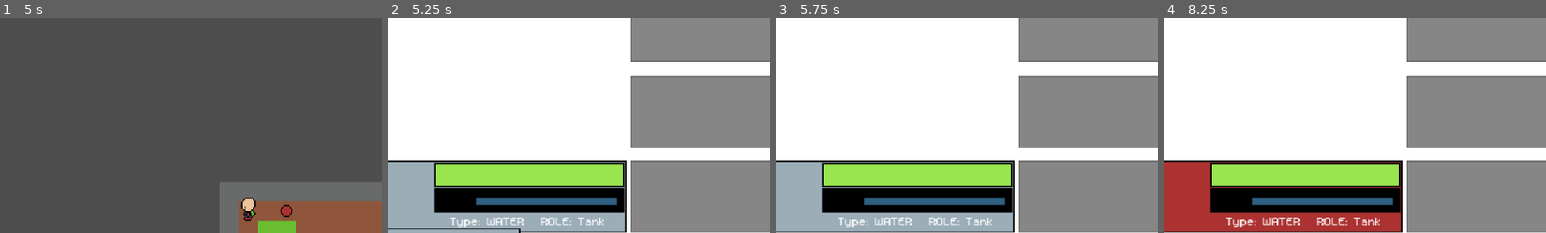
Above: before the commit, frames 1-4 (left to right).
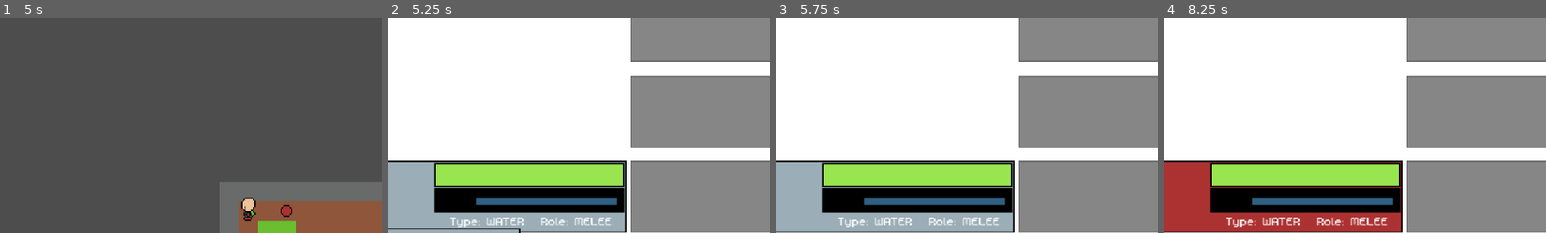
Above: after the commit, the same moments.

Repository: jevonsp/MonsterTamerRPG
Game: Godot game, scene res://scenes/game/game.tscn
Two runs of this game, one before a commit and one after it. Both use one fixed random seed, a clock stepped at 60 frames per second and the inputs below.
Inputs (mouse positions are % of the whole screen's width and height, from its top left):
- Up to frame 1 (5 s): tap Enter at 0.5, 2, 3.5 s; move the mouse to (72, 45) at 0.52 s; hold D (right) 0.53-1.25 s; hold Space (yes) 0.53-1.25 s; click (72, 45) at 0.67 s; drag from (30, 55) to (55, 59) at 1.27 s; move the mouse to (60, 28) at 2.02 s; hold D (right) 2.03-2.75 s; hold Shift 2.03-2.75 s; tap Space (yes) at 2.3, 2.75 s; drag from (45, 70) to (54, 52) at 2.77 s; move the mouse to (80, 65) at 3.52 s; hold A (left) 3.53-4.25 s; hold Space (yes) 3.53-4.25 s; tap Ctrl at 3.6 s; tap X (menu) at 4.15 s; drag from (20, 35) to (51, 61) at 4.27 s
- Up to frame 2 (5.25 s): tap Space (yes) at 5 s; move the mouse to (55, 50) at 5.02 s; hold S (down) from 5.03 s (still down); hold Space (yes) from 5.03 s (still down); click (55, 50) at 5.17 s
- Up to frame 3 (5.75 s): keep holding S (down); keep holding Space (yes); tap Escape (no) at 5.65 s
- Up to frame 4 (8.25 s): release S (down) at 5.75 s; release Space (yes) at 5.75 s; drag from (35, 25) to (30, 55) at 5.77 s; move the mouse to (72, 45) at 6.52 s; hold W (up) 6.53-7.25 s; hold Space (yes) 6.53-7.25 s; tap Alt at 6.6 s; drag from (30, 55) to (55, 59) at 7.27 s; move the mouse to (60, 28) at 8.02 s; hold S (down) from 8.03 s (still down); hold Space (yes) from 8.03 s (still down)
The pictures show only the part of the screen within x 19-69%, y 7-57%; the shares and areas given below are measured in that part.

Frame 1 is identical in both runs. In frame 2, 0.3% of the frame differs, in the area x 41-59%, y 92-97%; in frame 3, 0.3%; in frame 4, 0.4%.

Commit message:
Item usage OOB

Diff:
--- a/objects/items/Item.gd
+++ b/objects/items/Item.gd
@@ -4,6 +4,7 @@
 @export var icon: Texture2D
 @export_range(-7, 7) var priority: int = 0
 @export var in_battle_only: bool = true
+@export var is_held: bool = false
 
 @export_subgroup("Animation")
 @export_enum("ACTOR", "TARGET", "THROWN", "CENTER") var animation_type = "CENTER"
--- a/objects/monsters/Monster.gd
+++ b/objects/monsters/Monster.gd
@@ -4,6 +4,7 @@
 
 var name: String = ""
 var type: String = ""
+var role: String = ""
 var capture_rate: int = 0
 var level: int = 1
 var experience: int = 0
@@ -40,6 +41,7 @@
 	level = lvl
 	name = species.name
 	type = species.type
+	role = species.role
 	experience = experience_to_level(level)
 	decide_nature()
 	set_stats()
--- a/objects/monsters/MonsterData.gd
+++ b/objects/monsters/MonsterData.gd
@@ -3,6 +3,7 @@
 @export var name: String = ""
 @export var sprite: Texture2D
 @export_enum("FIRE", "WATER", "GRASS", "LIGHT", "DARK", "NONE") var type = "FIRE"
+@export_enum("MELEE", "RANGED", "TANK") var role = "MELEE"
 @export_range(0, 255) var capture_rate = 200
 @export var exp_value: int = 50
 #region Stats
--- a/scenes/ui/inventory/inventory.gd
+++ b/scenes/ui/inventory/inventory.gd
@@ -194,17 +194,51 @@
 				use_item_out_of_battle(item)
 		1:
 			print("give")
+			var item = InventoryManager.inventory[cursor_index]["item"]
+			if BattleManager.in_battle:
+				give_item_in_battle(item)
+			else:
+				give_item_out_of_battle(item)
 		2:
 			print("move")
 		3: pass
 
 func use_item_in_battle(item: Item):
 	print("(in battle) use item: %s here" % item.name)
+	if item.in_battle_only:
+		pass
+	else:
+		UiManager.push_ui(UiManager.party_scene)
+		EventBus.using_item.emit(item)
 
 
 func use_item_out_of_battle(item: Item):
 	print("use item: %s here" % item.name)
 	if item.in_battle_only:
-		DialogueManager.show_dialogue("Thats a battle item!", false)
+		DialogueManager.show_dialogue("Thats a battle item!", true)
+		await DialogueManager.dialogue_closed
 	else:
 		print("can use item")
+		UiManager.push_ui(UiManager.party_scene)
+		EventBus.using_item.emit(item)
+
+func give_item_in_battle(item: Item):
+	print("(in battle) give item: %s here" % item.name)
+	if not item.is_held:
+		DialogueManager.show_dialogue("Thats not a held item!", true)
+		await DialogueManager.dialogue_closed
+		return
+	else:
+		UiManager.push_ui(UiManager.party_scene)
+		EventBus.giving_item.emit(item)
+
+func give_item_out_of_battle(item: Item):
+	print("give item: %s here" % item.name)
+	if not item.is_held:
+		DialogueManager.show_dialogue("Thats not a held item!", true)
+		await DialogueManager.dialogue_closed
+		return
+	else:
+		print("can use item")
+		UiManager.push_ui(UiManager.party_scene)
+		EventBus.giving_item.emit(item)
--- a/scenes/ui/party/party.gd
+++ b/scenes/ui/party/party.gd
@@ -7,6 +7,7 @@
 
 var using_item: bool = false
 var giving_item: bool = false
+var item: Item = null
 var swap_index: int = -1
 var free_switch: bool = false
 
@@ -30,6 +31,14 @@
 	PartySlot.SLOT5: $Slot5/Background }
 #endregion
 
+var portrait_map: Dictionary = {}
+var hp_map: Dictionary = {}
+var exp_map: Dictionary = {}
+var name_map: Dictionary = {}
+var level_map: Dictionary = {}
+var type_map: Dictionary = {}
+var role_map: Dictionary = {}
+
 func _ready() -> void:
 	print("Party scene _ready() called")
 	print("PartyManager exists: ", PartyManager != null)
@@ -37,13 +46,20 @@
 		UiManager.ui_stack.append(self)
 
 	EventBus.free_switch.connect(_on_free_switch)
+	EventBus.using_item.connect(_on_using_item)
 	if not BattleManager.in_battle:
 		free_switch = true
 	set_active_slot()
-	update_maps()
+	update_slots()
 
 #region Movement and Inputs
 func _input(event: InputEvent) -> void:
+	if event.is_action_pressed("yes") \
+	or event.is_action_pressed("no") or \
+	event.is_action_pressed("up") or \
+	event.is_action_pressed("down"):
+		get_viewport().set_input_as_handled()
+
 	if self != UiManager.ui_stack.back():
 		return
 
@@ -54,13 +70,34 @@
 					_open_options()
 			State.REORDER:
 				swap_monsters(swap_index, v2_to_slot[selected_slot])
+			State.USING:
+				print("use item here")
+				print("item: ", item.name)
+				use_item(v2_to_slot[selected_slot])
+				state = State.DEFAULT
+				if BattleManager.in_battle:
+					close()
+			State.GIVING:
+				print("give item here")
+				print("item: ", item.name)
+				give_item(v2_to_slot[selected_slot])
+				state = State.DEFAULT
+				if BattleManager.in_battle:
+					close()
 	if event.is_action_pressed("no"):
 		match state:
 			State.DEFAULT:
 				close()
 			State.REORDER:
 				cancel_swap()
-
+			State.USING:
+				print("cancelled item use/give")
+				item = null
+				state = State.DEFAULT
+			State.GIVING:
+				print("cancelled item use/give")
+				item = null
+				state = State.DEFAULT
 	if event.is_action_pressed("up"):
 		_move(Vector2.UP)
 	if event.is_action_pressed("down"):
@@ -142,12 +179,14 @@
 	slot[get_curr_slot()].frame = 2
 
 func close():
+	clear_maps()
+	item = null
 	UiManager.pop_ui(self)
 #endregion
 
 #region Mapping
-func update_maps():
-
+func update_slots():
+	clear_maps()
 	var party = PartyManager.party
 	var party_size = party.size()
 	var total_slots = PartySlot.values().size()
@@ -159,12 +198,12 @@
 		if i < party_size:
 			var monster = party[i]
 			slot_node.modulate = Color(1, 1, 1, 1)
-			update_slot(monster, slot_enum)
+			update_maps(monster, slot_enum)
 		else:
 			slot_node.modulate = Color(0.5, 0.5, 0.5, 0.6)
 			clear_slot_ui(slot_enum)
 
-func update_slot(monster: Monster, slot_enum: int) -> void:
+func update_maps(monster: Monster, slot_enum: int) -> void:
 	print("updating slot: ", slot_enum, " with monster: ", monster)
 	map_portrait(monster, slot_enum)
 	map_hp(monster, slot_enum)
@@ -189,6 +228,10 @@
 		var label = slot_node.get_node_or_null(label_name)
 		if label:
 			label.text = ""
+
+func clear_maps():
+	for map in [portrait_map, hp_map, exp_map, name_map, level_map, type_map, role_map]:
+		map.clear()
 #endregion
 
 #region Mapping Helpers
@@ -196,15 +239,18 @@
 	var portrait_node = slot[slot_enum].get_node_or_null("Portrait")
 	if portrait_node:
 		portrait_node.texture = monster.species.sprite
+		portrait_map[monster] = portrait_node
 func map_hp(monster: Monster, slot_enum: int):
 	var hp_node = slot[slot_enum].get_node_or_null("PlayerHP")
 	if hp_node:
 		hp_node.max_value = monster.max_hitpoints
 		hp_node.value = monster.hitpoints
+		hp_map[monster] = hp_node
 func map_name(monster: Monster, slot_enum: int):
 	var name_node = slot[slot_enum].get_node_or_null("NameLabel")
 	if name_node:
 		name_node.text = monster.name
+		name_map[monster] = name_node
 func map_exp(monster: Monster, slot_enum: int):
 	var exp_node = slot[slot_enum].get_node_or_null("PlayerEXP")
 	if exp_node:
@@ -212,18 +258,22 @@
 		var current = monster.experience - monster.experience_to_level(monster.level)
 		exp_node.max_value = next_level_req
 		exp_node.value = current
+		exp_map[monster] = exp_node
 func map_level(monster: Monster, slot_enum: int):
 	var level_node = slot[slot_enum].get_node_or_null("LevelLabel")
 	if level_node:
 		level_node.text = "Lvl. " + str(monster.level)
+		level_map[monster] = level_node
 func map_type(monster: Monster, slot_enum: int):
 	var type_node = slot[slot_enum].get_node_or_null("TypeLabel")
 	if type_node:
 		type_node.text = "Type: " + monster.type
-func map_role(_monster: Monster, slot_enum: int):
+		type_map[monster] = type_node
+func map_role(monster: Monster, slot_enum: int):
 	var role_node = slot[slot_enum].get_node_or_null("RoleLabel")
 	if role_node:
-		pass
+		role_node.text = "Role: " + monster.role
+		role_map[monster] = role_node
 #endregion
 
 func initiate_swap(party_index):
@@ -248,6 +298,14 @@
 
 func _on_free_switch() -> void: free_switch = true
 
+func _on_using_item(item_using) -> void:
+	item = item_using
+	state = State.USING
+
+func _on_giving_item(item_giving) -> void:
+	item = item_giving
+	state = State.GIVING
+
 func swap_monsters(from_index: int, to_index: int):
 	print("from_index: ", from_index, ", to_index: ", to_index)
 	if from_index == to_index:
@@ -255,7 +313,7 @@
 		return
 	if not BattleManager.in_battle:
 		PartyManager.swap_party(from_index, to_index, free_switch)
-		update_maps()
+		update_slots()
 		state = State.DEFAULT
 		swap_index = -1
 		set_active_slot()
@@ -270,3 +328,15 @@
 			PartyManager.swap_party(from_index, to_index, free_switch)
 			free_switch = false
 			close()
+
+func use_item(slot_enum) -> void:
+	print("would use item on: ", slot_enum)
+	for effect in item.effects:
+		effect.apply(PartyManager.party[slot_enum], PartyManager.party[slot_enum], item)
+		print("effect: ", effect)
+	item = null
+
+func give_item(slot_enum) -> void:
+	print("would give item to: ", slot_enum)
+
+	item = null
--- a/singletons/EventBus.gd
+++ b/singletons/EventBus.gd
@@ -37,7 +37,7 @@
 
 signal advance_dialogue
 
-#signal party_open
-#signal party_closed
+signal using_item(item: Item)
+signal giving_item(item: Item)
 
 @warning_ignore_restore("unused_signal")
--- a/singletons/UIManager.gd
+++ b/singletons/UIManager.gd
@@ -23,10 +23,10 @@
 		return null
 	print("scene: ", scene)
 	var ui = scene.instantiate()
+	ui.layer = ui_stack.size() + 1
 	add_child(ui)
 	ui_stack.append(ui)
 	print("stack added: ", ui)
-
 	return ui
 
 func pop_ui(target: Node = null):
